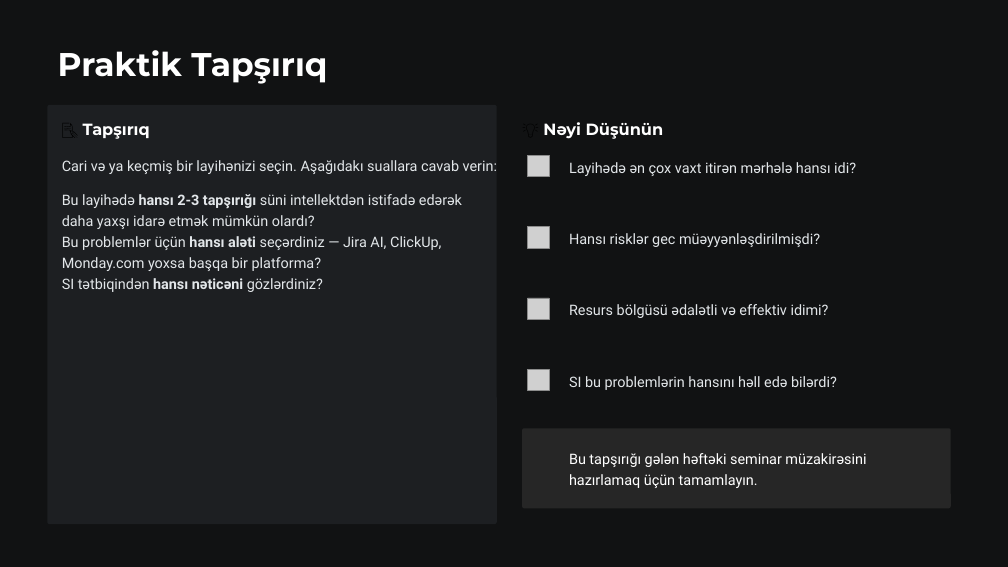
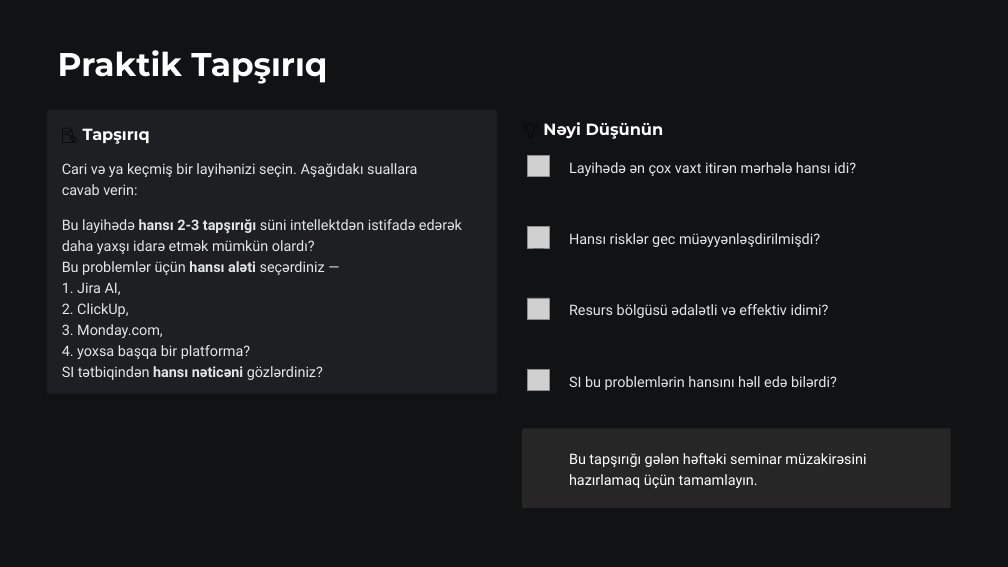
Before and after one commit to oiskenderov/ai-management-course, a slide deck: slide 11 of Seperated/Presentations/L11-Detail-Layihe-Idareetmesinde-Suni-Intellekt-ve-Cevik-Uygunlasma.pptx. Drawn at 1008x567 pixels with LibreOffice and Linux fonts; fonts in the diff are those of the drawing; grey boxes stand for pictures; background and template pictures are left out. Boxes give left, top, right and bottom in pixels: in the first picture for what was removed or moved away, otherwise in the second. Text is boxed around its words. In the diff, an @@ line names an element or a change of style, - is before the commit and + after.

```diff
--- a/Seperated/Presentations/L11-Detail-Layihe-Idareetmesinde-Suni-Intellekt-ve-Cevik-Uygunlasma.pptx
+++ b/Seperated/Presentations/L11-Detail-Layihe-Idareetmesinde-Suni-Intellekt-ve-Cevik-Uygunlasma.pptx
@@ rounded rectangle: place and size @@
-rounded rectangle at box(47, 105, 496, 524)
+rounded rectangle at box(47, 110, 496, 394)
@@ text "📝 Tapşırıq": place and size @@
-text "📝 Tapşırıq" at box(83, 123, 150, 139)
+text "📝 Tapşırıq" at box(83, 128, 150, 144)
@@ text at box(62, 163, 417, 195): text changed @@
-Cari və ya keçmiş bir layihənizi seçin. Aşağıdakı suallara cavab verin:
+Cari və ya keçmiş bir layihənizi seçin. Aşağıdakı suallara
+cavab verin:
@@ text "Bu layihədə hansı 2-3 tapşırığı ...": place and size @@
-text "Bu layihədə hansı 2-3 tapşırığı ..." at box(62, 194, 462, 292)
+text "Bu layihədə hansı 2-3 tapşırığı ..." at box(62, 219, 462, 380)
@@ text at box(62, 261, 325, 359): text changed @@
-Bu problemlər üçün hansı aləti seçərdiniz — Jira AI, ClickUp, Monday.com yoxsa başqa bir platforma?
+Bu problemlər üçün hansı aləti seçərdiniz —
+1. Jira AI,
+2. ClickUp,
+3. Monday.com,
+4. yoxsa başqa bir platforma?
```
Also in this commit, not shown: 10 other slides changed, 2 other files.
